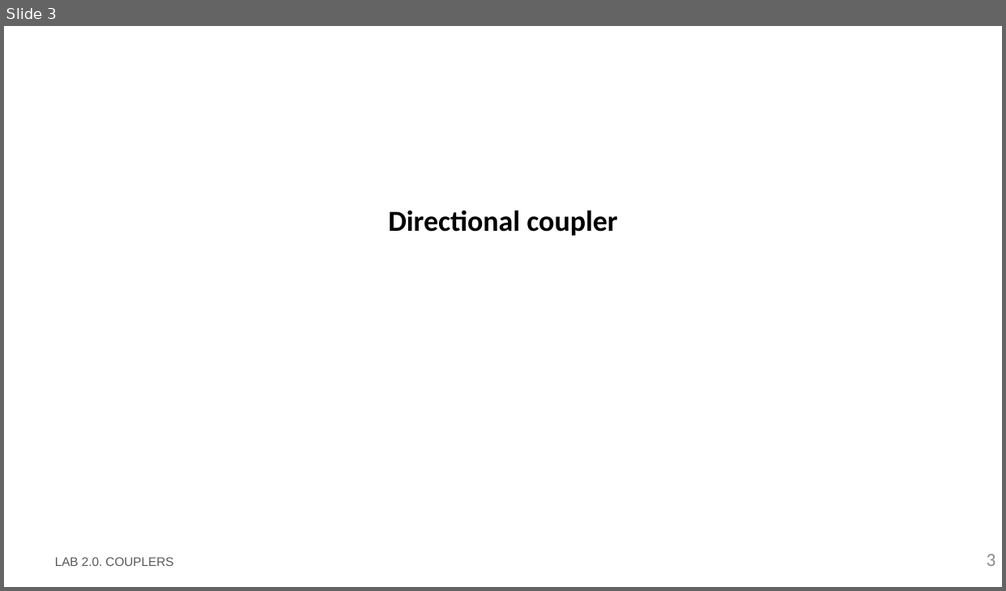
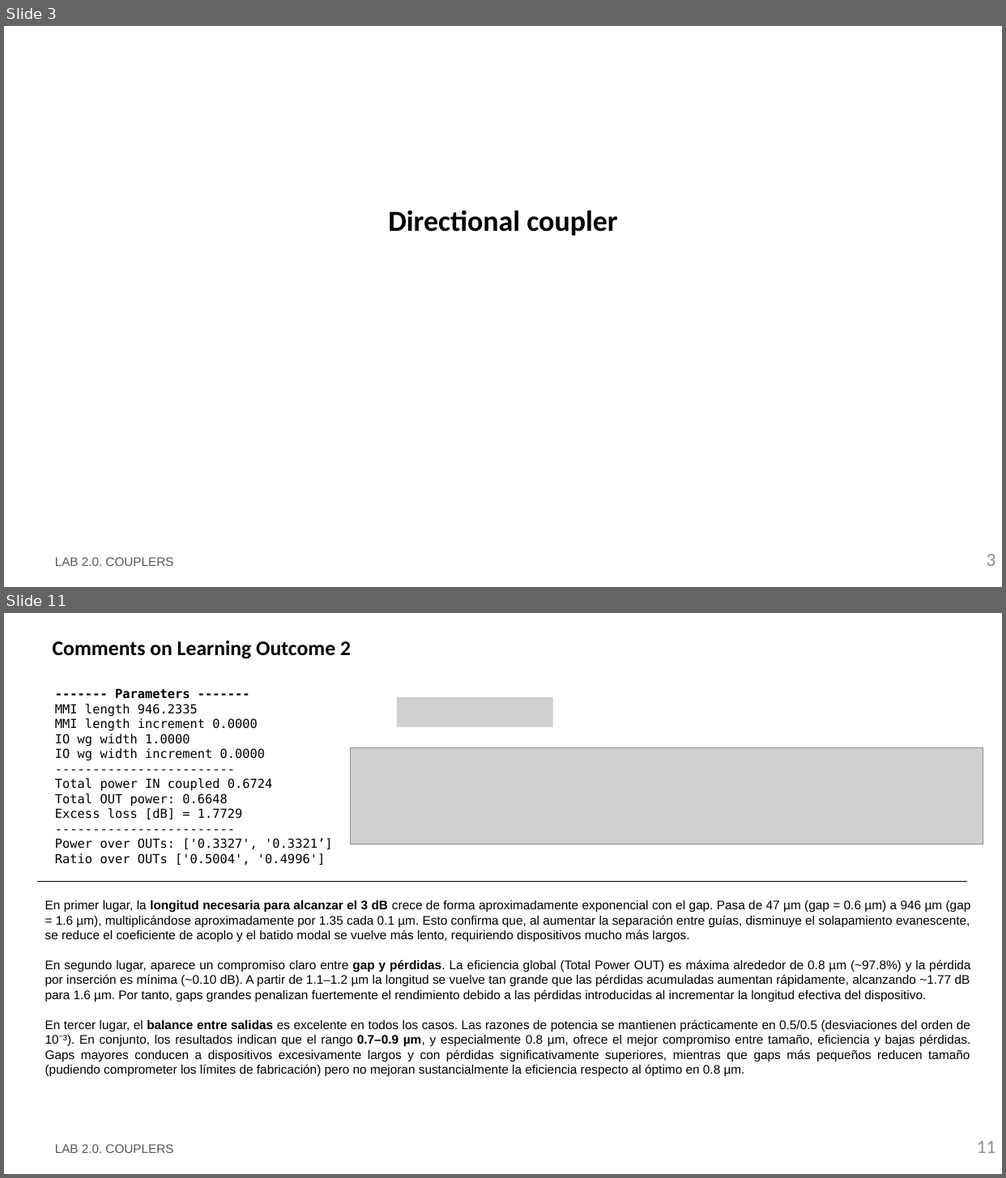
Before and after one commit to sergiipla834/pic-upv-lab2, a slide deck: LabBook_20.pptx. Shown one above the other, each under a label of ours: slide 3 before the commit, slides 3 and 11 after it; the slides between them are not shown. The pictures are 1006x591 and 1006x1178 pixels, drawn with LibreOffice and Linux fonts; fonts in the diff are those of the drawing; grey boxes stand for pictures; background and template pictures are left out. Boxes give left, top, right and bottom in pixels: in the first picture for what was removed or moved away, otherwise in the second. Text is boxed around its words. In the diff, an @@ line names an element or a change of style, - is before the commit and + after.

```diff
--- a/LabBook_20.pptx
+++ b/LabBook_20.pptx
@@ slide 11 added at bbox=[4, 613, 1002, 1174], background #FFFFFF @@
@@ title added at bbox=[53, 641, 351, 659], 20 pt, text #000000, bold @@
+Comments on Learning Outcome 2
@@ text added at bbox=[55, 688, 332, 865], 12 pt, text #000000 @@
+------- Parameters -------
+MMI length 946.2335
+MMI length increment 0.0000
+IO wg width 1.0000
+IO wg width increment 0.0000
+------------------------
+Total power IN coupled 0.6724
+Total OUT power: 0.6648
+Excess loss [dB] = 1.7729
+------------------------
+Power over OUTs: ['0.3327', '0.3321’]
+Ratio over OUTs ['0.5004', '0.4996']
@@ picture added at bbox=[397, 697, 552, 727] @@
@@ picture added at bbox=[351, 747, 983, 845] @@
@@ line added from (38, 881) to (967, 881), #000000 0.75 pt @@
@@ text added at bbox=[45, 901, 971, 1077], 12 pt, text #000000 @@
+En primer lugar, la longitud necesaria para alcanzar el 3 dB crece de forma aproximadamente exponencial con el gap. Pasa de 47 µm (gap = 0.6 µm) a 946 µm (gap = 1.6 µm), multiplicándose aproximadamente por 1.35 cada 0.1 µm. Esto confirma que, al aumentar la separación entre guías, disminuye el solapamiento evanescente, se reduce el coeficiente de acoplo y el batido modal se vuelve más lento, requiriendo dispositivos mucho más largos.
+En segundo lugar, aparece un compromiso claro entre gap y pérdidas. La eficiencia global (Total Power OUT) es máxima alrededor de 0.8 µm (~97.8%) y la pérdida por inserción es mínima (~0.10 dB). A partir de 1.1–1.2 µm la longitud se vuelve tan grande que las pérdidas acumuladas aumentan rápidamente, alcanzando ~1.77 dB para 1.6 µm. Por tanto, gaps grandes penalizan fuertemente el rendimiento debido a las pérdidas introducidas al incrementar la longitud efectiva del dispositivo.
+En tercer lugar, el balance entre salidas es excelente en todos los casos. Las razones de potencia se mantienen prácticamente en 0.5/0.5 (desviaciones del orden de 10⁻³). En conjunto, los resultados indican que el rango 0.7–0.9 µm, y especialmente 0.8 µm, ofrece el mejor compromiso entre tamaño, eficiencia y bajas pérdidas. Gaps mayores conducen a dispositivos excesivamente largos y con pérdidas significativamente superiores, mientras que gaps más pequeños reducen tamaño (pudiendo comprometer los límites de fabricación) pero no mejoran sustancialmente la eficiencia respecto al óptimo en 0.8 µm.
@@ text added at bbox=[55, 1144, 173, 1153], 12 pt, text #585858 @@
+LAB 2.0. COUPLERS
@@ page number added at bbox=[977, 1141, 995, 1153], 18 pt, text #8C8C8C @@
+11
```
Also in this commit, not shown: 2 slides changed, 5 other slides added, 1 other file.
